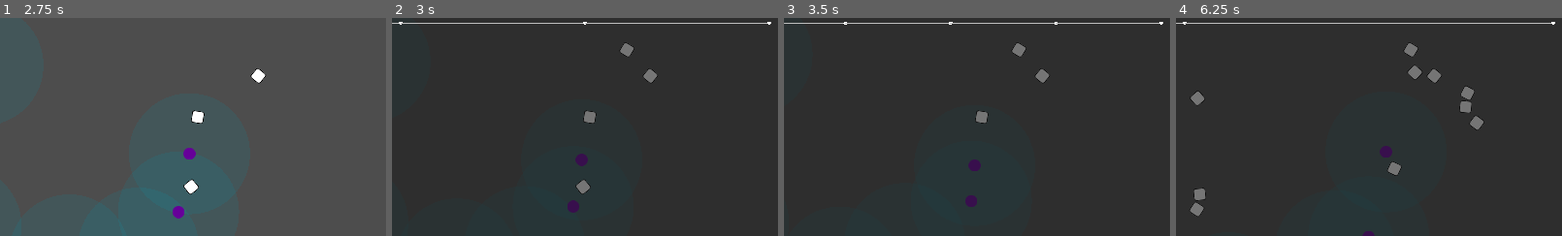
Above: before the commit, frames 1-4 (left to right).
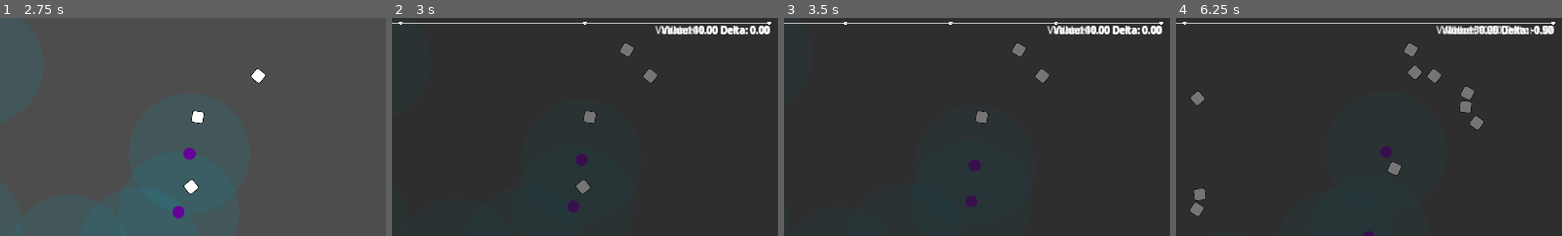
Above: after the commit, the same moments.

Repository: wivest/Natural-Selection
Game: Godot game, scene res://main.tscn
The game is run twice, just before and just after one commit, with the same random seed, the same clock (stepped at 60 frames per second) and the same inputs.
Inputs:
- Up to frame 1 (2.75 s): click "Restart" at 0.5 s; click "Restart" at 1.25 s; click "Restart" at 2 s
- Up to frame 2 (3 s): click "Statistics" at 2.75 s
- Up to frame 3 (3.5 s): no input
- Up to frame 4 (6.25 s): click "Current" at 3.5 s; click "Clear" at 4.25 s; click "Current" at 5 s; click "Clear" at 5.75 s
The pictures show only the part of the screen within x 49-99%, y 8-58%; the shares and areas given below are measured in that part.

Frame 1 is identical in both runs. In frame 2, 1.0% of the frame differs, in the area x 68-98%, y 3-8%; in frame 3, 1.0%; in frame 4, 1.1%, in the area x 67-98%, y 3-8%.

Commit message:
feat: add counter to chart

Diff:
--- a/ui/tabs/statistics/chart/chart.gd
+++ b/ui/tabs/statistics/chart/chart.gd
@@ -23,8 +23,11 @@
 		var y: float = size.y - get_theme_constant("margin_top") - get_theme_constant("margin_bottom")
 		return Vector2(x, y)
 
+@onready var counter: Counter = $Control/Counter
+
 func _ready():
 	view_modes[1].time_step = parameters.step.value
+	counter.getter = getter
 
 	parameters.step.value_changed.connect(func(v: float): view_modes[1].time_step=v; queue_redraw())
 	parameters.view_mode.item_selected.connect(func(i: int): view_mode=view_modes[i];queue_redraw())
--- a/ui/tabs/statistics/chart/chart.tscn
+++ b/ui/tabs/statistics/chart/chart.tscn
@@ -1,6 +1,7 @@
-[gd_scene load_steps=2 format=3 uid="uid://cy22fswssjyxs"]
+[gd_scene load_steps=3 format=3 uid="uid://cy22fswssjyxs"]
 
 [ext_resource type="Script" path="res://ui/tabs/statistics/chart/chart.gd" id="1_g8qfy"]
+[ext_resource type="Script" path="res://ui/tabs/statistics/chart/counter.gd" id="2_qxeo1"]
 
 [node name="Chart" type="MarginContainer"]
 anchors_preset = 15
@@ -15,3 +16,14 @@
 theme_override_constants/margin_right = 16
 theme_override_constants/margin_bottom = 16
 script = ExtResource("1_g8qfy")
+
+[node name="Control" type="Control" parent="."]
+layout_mode = 2
+
+[node name="Counter" type="Label" parent="Control"]
+layout_mode = 1
+anchors_preset = -1
+anchor_left = 1.0
+anchor_right = 1.0
+grow_horizontal = 0
+script = ExtResource("2_qxeo1")
--- a/ui/tabs/statistics/chart/counter.gd
+++ b/ui/tabs/statistics/chart/counter.gd
@@ -11,11 +11,8 @@
 var _value_previous: float = 0
 var _time_previous: int = 0
 
-# func _ready():
-# 	value = getter.get_value()
-# 	_value_previous = value
-# 	_value_delta = 0
-# 	_time_previous = Time.get_ticks_msec()
+func _ready():
+	_time_previous = Time.get_ticks_msec()
 
 func _process(_delta):
 	value = getter.get_value()
